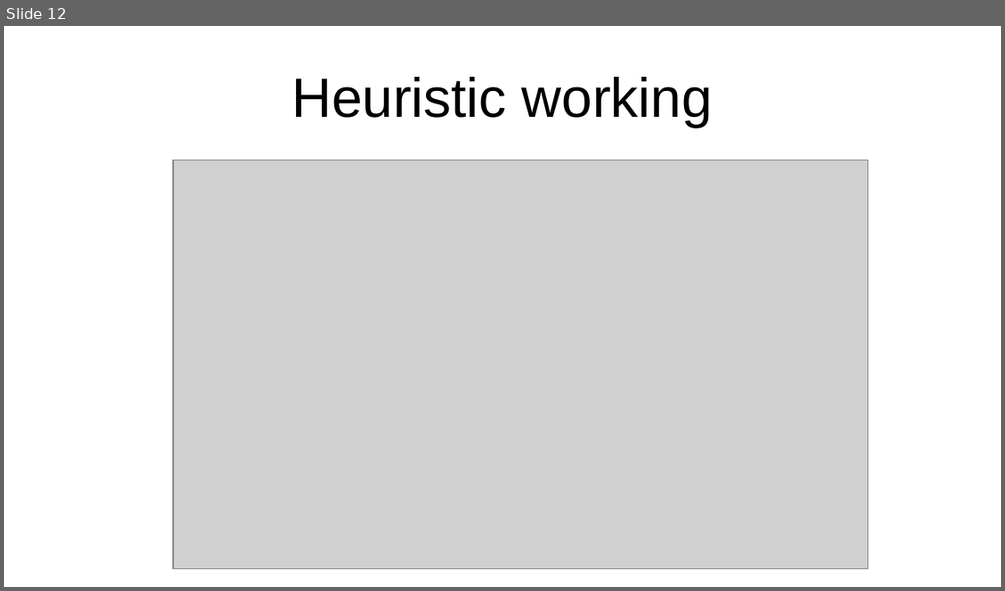
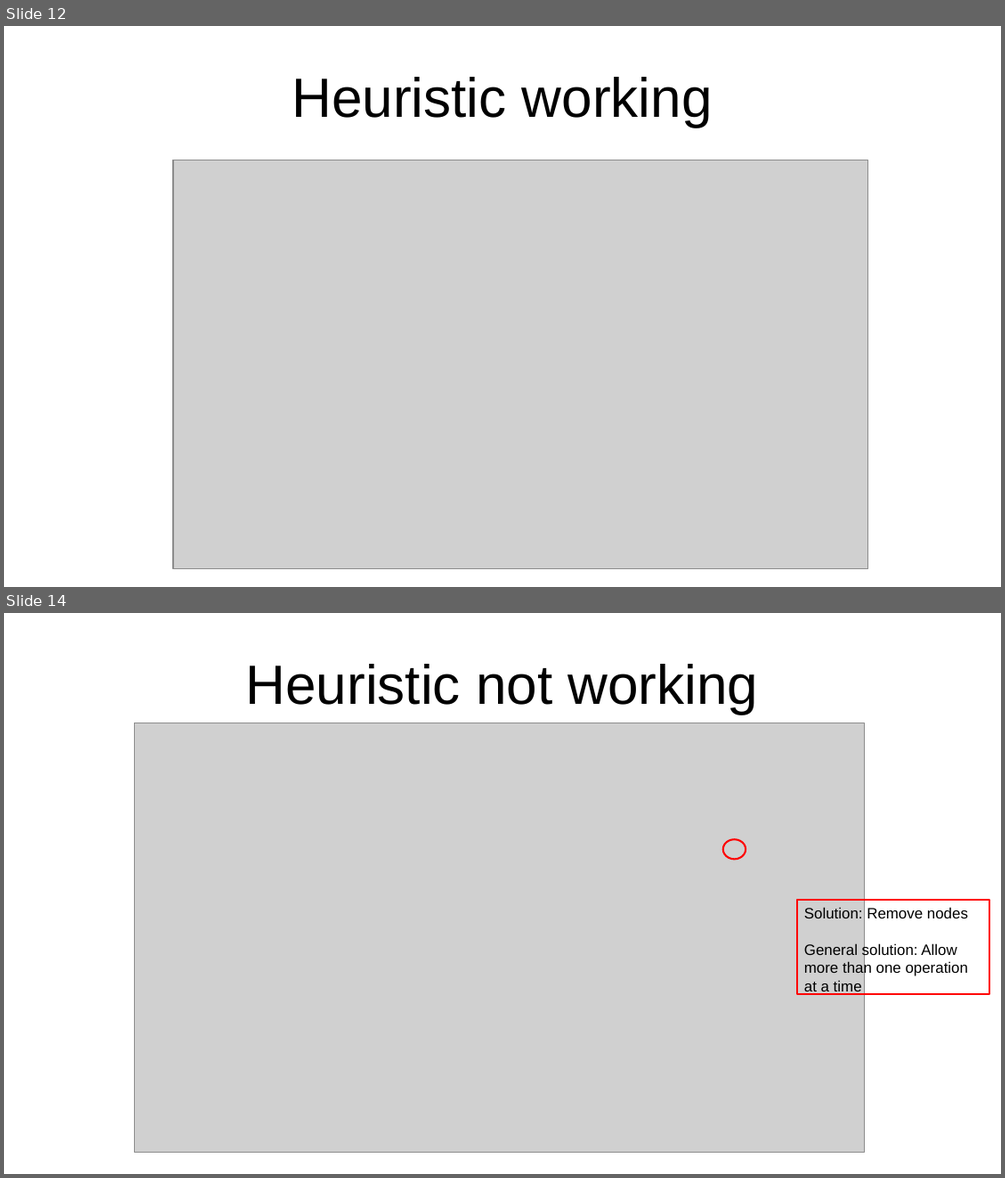
Before and after one commit to Maxisman/fortgeschrittene_Methoden_der_Bioinformatik, a slide deck: Presentation/Task2/Task2_slides.odp. Shown one above the other, each under a label of ours: slide 12 before the commit, slides 12 and 14 after it; the slides between them are not shown. The pictures are 1005x591 and 1005x1178 pixels, drawn with LibreOffice and Linux fonts; fonts in the diff are those of the drawing; grey boxes stand for pictures. Boxes give left, top, right and bottom in pixels: in the first picture for what was removed or moved away, otherwise in the second. Text is boxed around its words. In the diff, an @@ line names an element or a change of style, - is before the commit and + after.

```diff
--- a/Presentation/Task2/Task2_slides.odp
+++ b/Presentation/Task2/Task2_slides.odp
@@ slide 14 added at bbox=[4, 613, 1001, 1174], background #FFFFFF @@
@@ title added at bbox=[246, 664, 759, 714], 44 pt, text #000000 @@
+Heuristic not working
@@ picture added at bbox=[134, 722, 865, 1152] @@
@@ ellipse added at bbox=[723, 839, 745, 859], outline #FF0000 1.45 pt @@
@@ rectangle added at bbox=[797, 900, 989, 995], outline #FF0000 1.45 pt @@
@@ text added at bbox=[804, 907, 968, 995], 12 pt, text #000000 @@
+Solution: Remove nodes
+General solution: Allow more than one operation at a time
```
Also in this commit, not shown: 2 slides changed, 2 other files.
